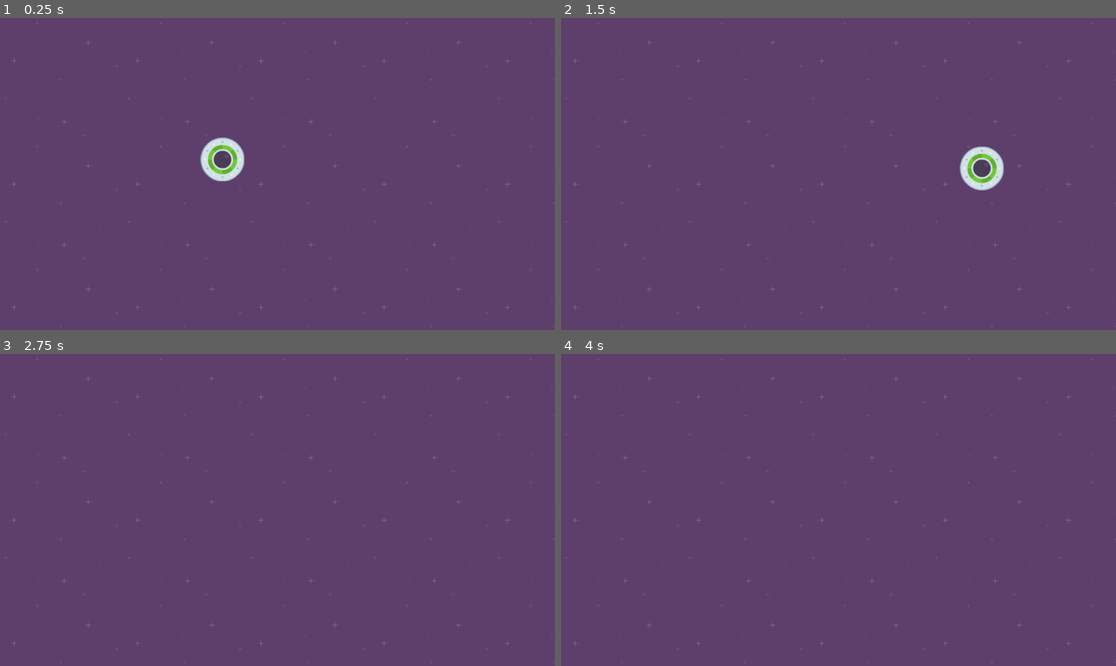
Above: before the commit, frames 1-4 (two rows, left to right).
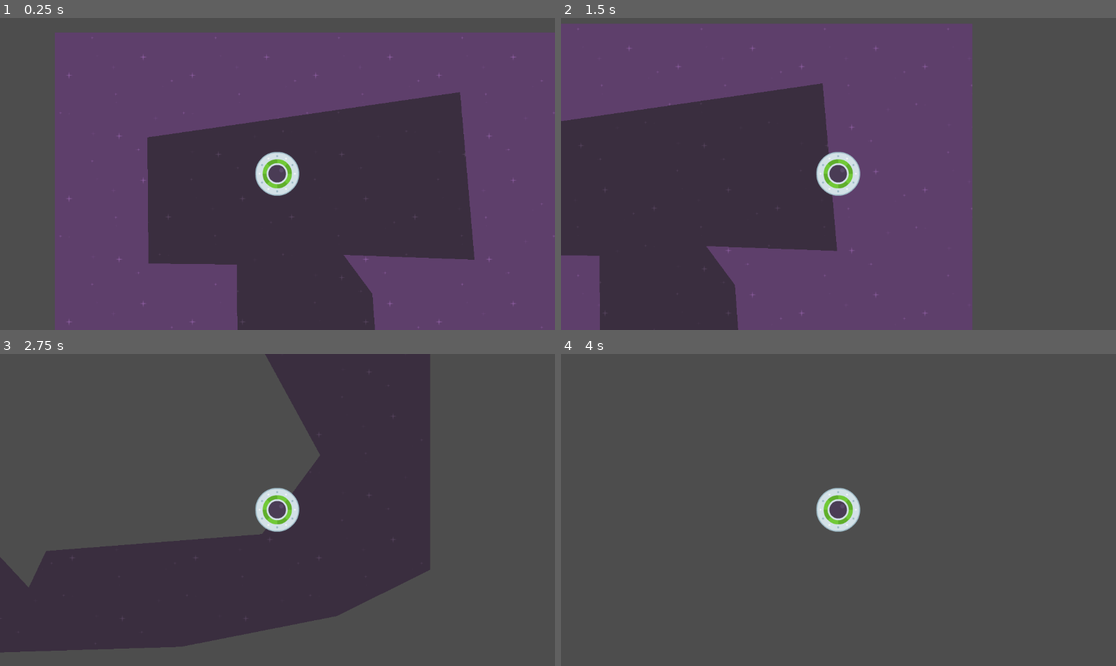
Above: after the commit, the same moments.

Repository: joaofarroba/Speedy-Saucer
Game: Godot game, scene res://level_1.tscn
The game is run twice, just before and just after one commit, with the same random seed, the same clock (stepped at 60 frames per second) and the same inputs.
Inputs:
- Up to frame 1 (0.25 s): no input
- Up to frame 2 (1.5 s): tap Enter at 0.5 s; hold Right (move_right) 0.53-1.28 s; hold S (move_down) from 1.28 s (still down)
- Up to frame 3 (2.75 s): release S (move_down) at 2.03 s; hold Right (move_right) from 2.03 s (still down)
- Up to frame 4 (4 s): release Right (move_right) at 2.78 s; hold Up (move_up) 2.78-3.53 s; hold A (move_left) from 3.53 s (still down)

The runs differ from the first frame. In frame 1, 46% of the frame differs, in the area x 0-100%, y 0-100%; in frame 2, 57%; in frame 3, 100%; in frame 4, 100%.

Commit message:
Map Config

Diff:
--- a/level_1.tscn
+++ b/level_1.tscn
@@ -1,17 +1,25 @@
-[gd_scene load_steps=4 format=3 uid="uid://de8aibp6tjg1c"]
+[gd_scene load_steps=5 format=3 uid="uid://de8aibp6tjg1c"]
 
 [ext_resource type="Script" path="res://level_1.gd" id="1_g6lyt"]
 [ext_resource type="Texture2D" uid="uid://b5hv3sw6t3t8q" path="res://assets/speedy_saucer_assets/purple.png" id="1_vapis"]
 [ext_resource type="PackedScene" uid="uid://bhuyfe2bv3buc" path="res://player.tscn" id="2_6ydwd"]
+[ext_resource type="PackedScene" uid="uid://dtfjg57l08650" path="res://map.tscn" id="4_hd7sb"]
 
 [node name="Level1" type="Node2D"]
 script = ExtResource("1_g6lyt")
 
 [node name="TextureRect" type="TextureRect" parent="."]
+z_index = -100
 offset_right = 1152.0
 offset_bottom = 649.0
 texture = ExtResource("1_vapis")
 stretch_mode = 1
 
 [node name="Player" parent="." instance=ExtResource("2_6ydwd")]
+z_index = 10
+texture_filter = 1
 position = Vector2(462, 294)
+
+[node name="Map" parent="." instance=ExtResource("4_hd7sb")]
+z_index = -10
+position = Vector2(462, 294)
--- /dev/null
+++ b/map.tscn
@@ -0,0 +1,13 @@
+[gd_scene load_steps=2 format=3 uid="uid://dtfjg57l08650"]
+
+[ext_resource type="Texture2D" uid="uid://bg32mwh3a4p45" path="res://assets/speedy_saucer_assets/darkPurple.png" id="1_cbpv0"]
+
+[node name="Area2D" type="Area2D"]
+
+[node name="CollisionPolygon2D" type="CollisionPolygon2D" parent="."]
+polygon = PackedVector2Array(-270, -76, -268, 186, -84, 188, -83, 403, -3, 492, -70, 625, -69, 855, 25, 972, 92, 950, 135, 1042, 388, 1053, 701, 1053, 748, 1003, 794, 1057, 1279, 1042, 1603, 978, 1796, 882, 1796, 212, 1699, 287, 1796, -80, 1793, -265, 1925, -270, 1916, -514, 1393, -501, 1401, -287, 1587, -272, 1577, -86, 1394, 325, 1568, 644, 1447, 808, 999, 843, 963, 919, 883, 833, 656, 773, 318, 758, 222, 601, 197, 249, 137, 168, 409, 178, 379, -170)
+
+[node name="Polygon2D" type="Polygon2D" parent="."]
+texture_repeat = 2
+texture = ExtResource("1_cbpv0")
+polygon = PackedVector2Array(-270, -76, -268, 186, -84, 188, -83, 403, -3, 492, -70, 625, -69, 855, 25, 972, 92, 950, 135, 1042, 388, 1053, 701, 1053, 748, 1003, 794, 1057, 1279, 1042, 1603, 978, 1796, 882, 1796, 212, 1699, 287, 1796, -80, 1793, -265, 1925, -270, 1916, -514, 1393, -501, 1401, -287, 1587, -272, 1577, -86, 1394, 325, 1568, 644, 1447, 808, 999, 843, 963, 919, 883, 833, 656, 773, 318, 758, 222, 601, 197, 249, 137, 168, 409, 178, 379, -170)
--- a/player.tscn
+++ b/player.tscn
@@ -11,7 +11,11 @@
 script = ExtResource("1_e3ab8")
 
 [node name="Sprite2D" type="Sprite2D" parent="."]
+texture_filter = 1
 texture = ExtResource("1_8q1h4")
 
 [node name="CollisionShape2D" type="CollisionShape2D" parent="."]
 shape = SubResource("CircleShape2D_e3v8c")
+
+[node name="Camera2D" type="Camera2D" parent="."]
+texture_filter = 1
